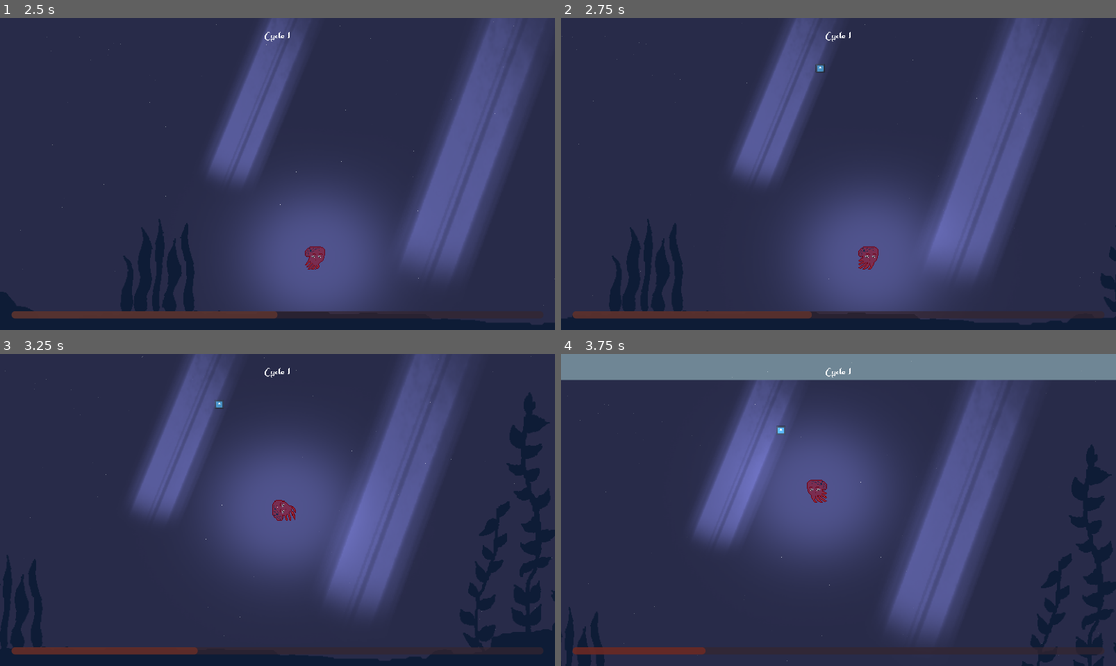
Above: before the commit, frames 1-4 (two rows, left to right).
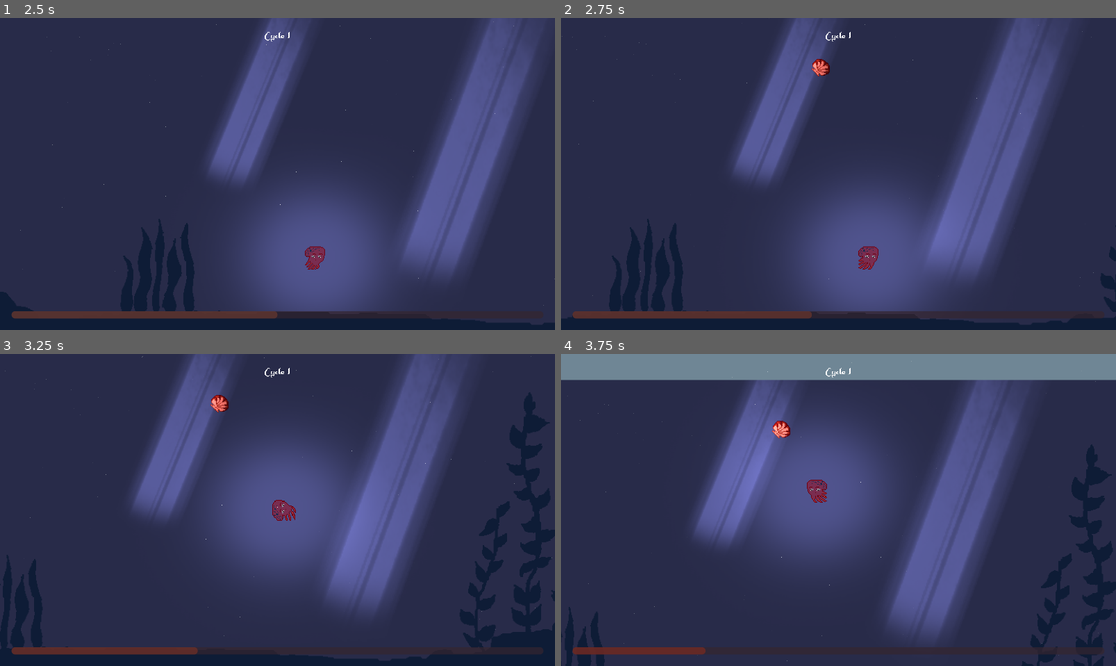
Above: after the commit, the same moments.

Repository: alfroids/tidal-storm
Game: Godot game, scene res://scenes/levels/main.tscn
Two runs of this game, one before a commit and one after it. Both use one fixed random seed, a clock stepped at 60 frames per second and the inputs below. The engine's default icon, where the game draws it, is replaced by a stand-in: a white triangle on a blue panel in a dark square.
Inputs:
- Up to frame 1 (2.5 s): hold D (move_right) 0.53-1.28 s; tap Space (dash) at 0.6, 1.35, 2.1 s; hold S (move_down) 1.28-2.03 s; hold D (move_right) from 2.03 s (still down)
- Up to frame 2 (2.75 s): keep holding D (move_right)
- Up to frame 3 (3.25 s): release D (move_right) at 2.78 s; hold W (move_up) from 2.78 s (still down); tap Space (dash) at 2.85 s
- Up to frame 4 (3.75 s): release W (move_up) at 3.53 s; hold A (move_left) from 3.53 s (still down); tap Space (dash) at 3.6 s

Frame 1 is identical in both runs. In frame 2, 0.1% of the frame differs, in the area x 45-49%, y 13-19%; in frame 3, 0.1%; in frame 4, 0.1%, in the area x 38-42%, y 21-28%.

Commit message:
Item sprite added

Diff:
--- a/scenes/mission/mission-item/mission_item.tscn
+++ b/scenes/mission/mission-item/mission_item.tscn
@@ -1,8 +1,8 @@
 [gd_scene load_steps=7 format=3 uid="uid://ci57y7hqjh7xc"]
 
 [ext_resource type="Script" path="res://scenes/mission/mission-item/mission_item.gd" id="1_f5xod"]
-[ext_resource type="Texture2D" uid="uid://dc2g5hdov4cvd" path="res://assets/icon.svg" id="1_nvcve"]
 [ext_resource type="Script" path="res://scenes/mission/mission-item/mission_item_data.gd" id="2_kaeeq"]
+[ext_resource type="Texture2D" uid="uid://5hjutr884koo" path="res://assets/sprites/item.png" id="3_iscxw"]
 [ext_resource type="Texture2D" uid="uid://vlxh3fhan7s1" path="res://assets/lights/lantern light 2.png" id="4_hmkol"]
 
 [sub_resource type="Resource" id="Resource_h47vo"]
@@ -10,7 +10,7 @@
 delay_time = 1.0
 
 [sub_resource type="CircleShape2D" id="CircleShape2D_7md4x"]
-radius = 16.0
+radius = 31.0
 
 [node name="MissionItem" type="Area2D"]
 collision_layer = 8
@@ -18,10 +18,11 @@
 data = SubResource("Resource_h47vo")
 
 [node name="Sprite2D" type="Sprite2D" parent="."]
-scale = Vector2(0.25, 0.25)
-texture = ExtResource("1_nvcve")
+scale = Vector2(2.5, 2.5)
+texture = ExtResource("3_iscxw")
 
 [node name="CollisionShape2D" type="CollisionShape2D" parent="."]
+texture_filter = 1
 shape = SubResource("CircleShape2D_7md4x")
 
 [node name="PointLight2D" type="PointLight2D" parent="."]
Binary file added: assets/sprites/item.aseprite
Binary file added: assets/sprites/item.png
Not shown, added: assets/sprites/item.png.import
